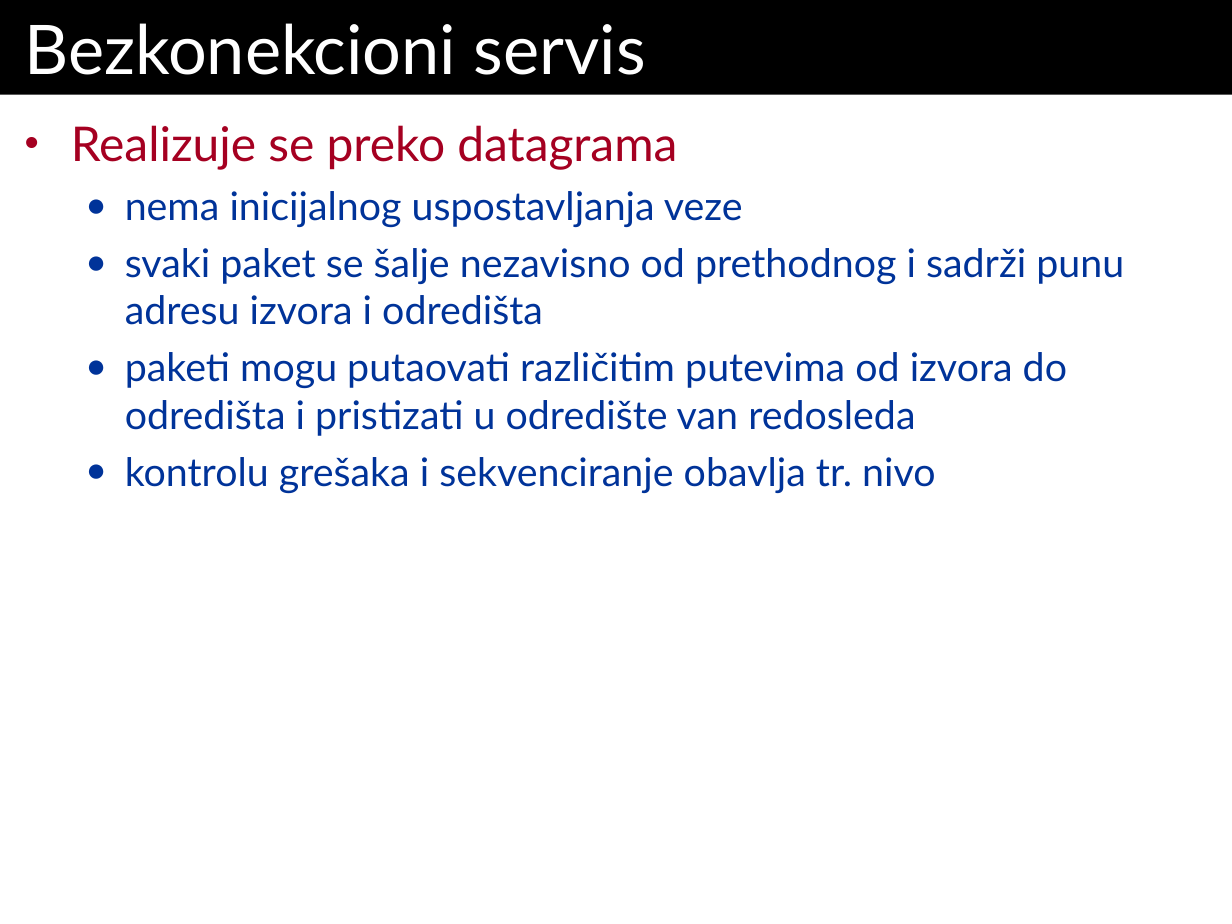
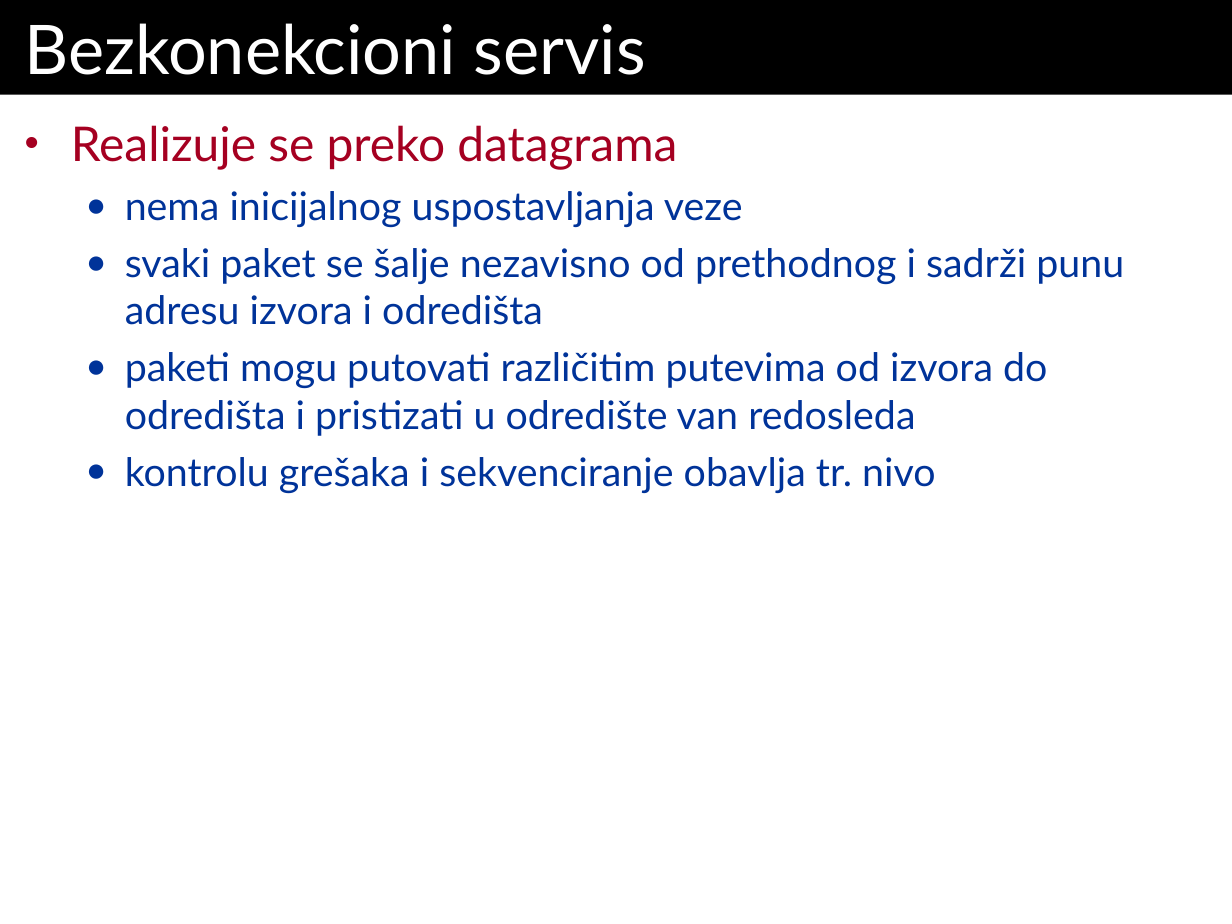
Before and after one commit to Dw1GHTY/TransferRepo, a slide deck: slide 7 of RM/Predavanja/P4_RM-Mrezni Nivo.ppt. Drawn at 1232x924 pixels with LibreOffice and Linux fonts; fonts in the diff are those of the drawing. Boxes give left, top, right and bottom in pixels: in the first picture for what was removed or moved away, otherwise in the second. Text is boxed around its words. In the diff, an @@ line names an element or a change of style, - is before the commit and + after.

```diff
--- a/RM/Predavanja/P4_RM-Mrezni Nivo.ppt
+++ b/RM/Predavanja/P4_RM-Mrezni Nivo.ppt
@@ text at [125, 352, 1047, 436]: text changed @@
-  ● paketi mogu putaovati različitim putevima od izvora do odredišta i pristizati u odredište van redosleda
+  ● paketi mogu putovati različitim putevima od izvora do odredišta i pristizati u odredište van redosleda
```
Also in this commit, not shown: 3 other files.
